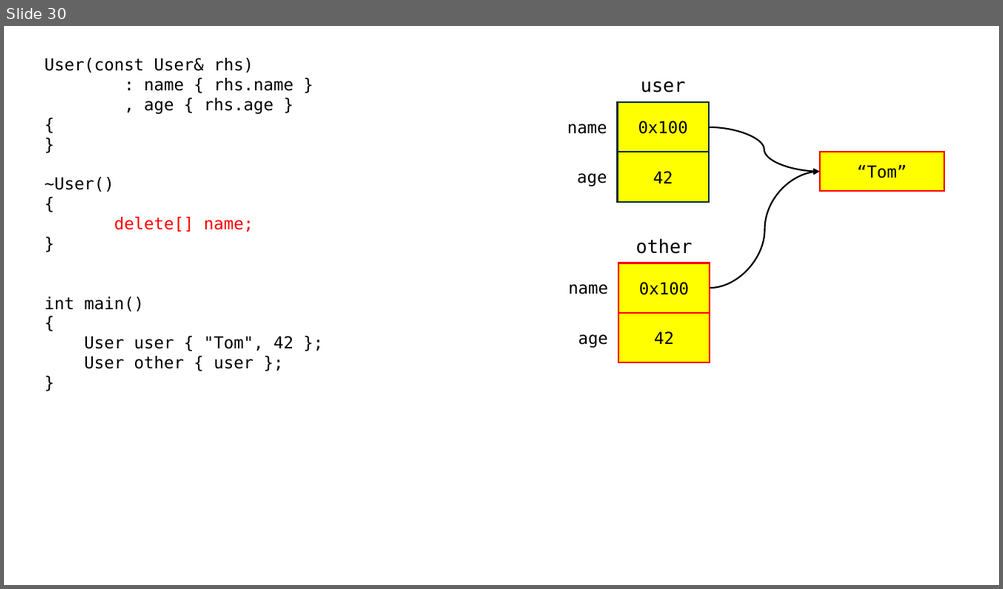
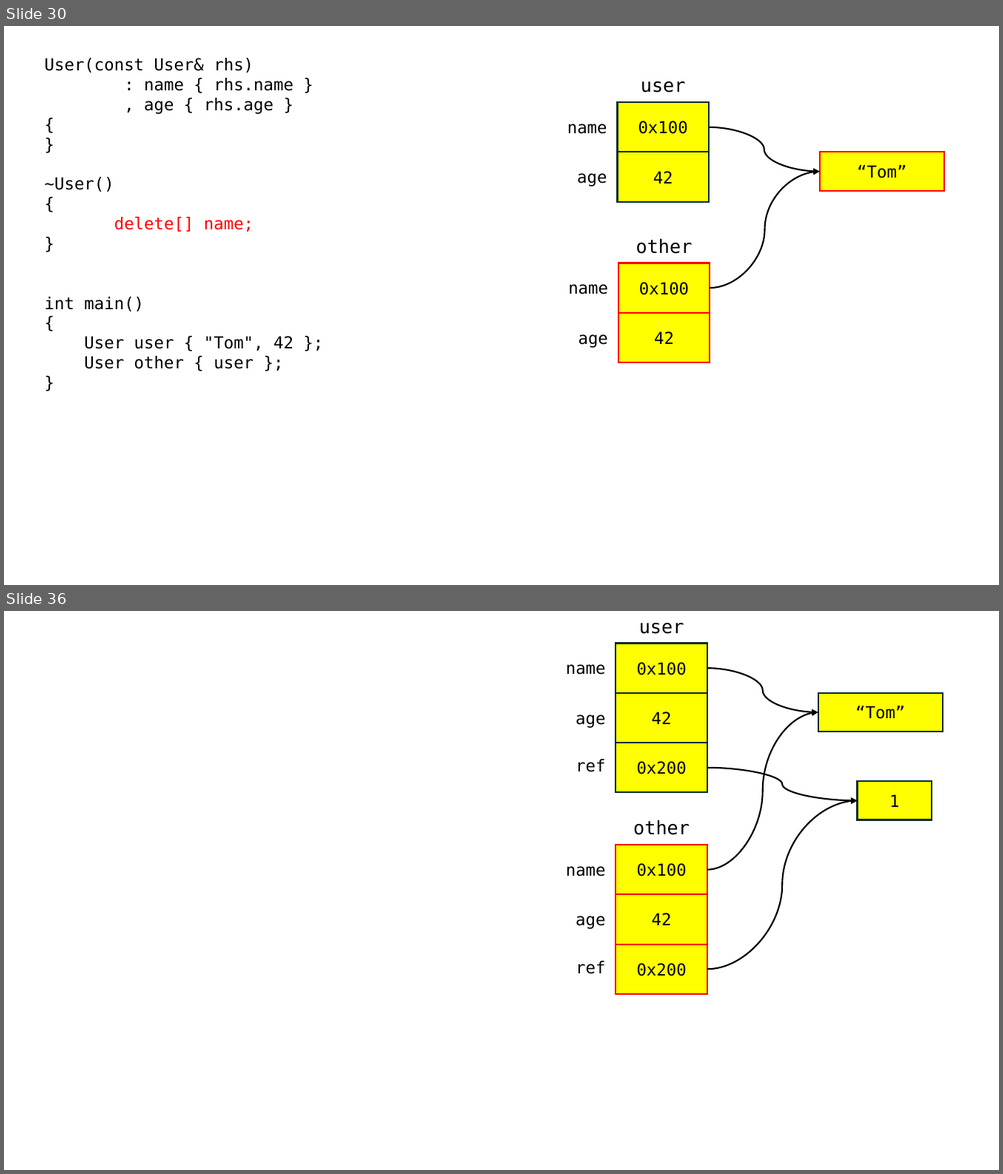
Before and after one commit to yoondev-classroom/cpp_240708, a slide deck: cpp_240708.pptx. Shown one above the other, each under a label of ours: slide 30 before the commit, slides 30 and 36 after it; the slides between them are not shown. The pictures are 1003x589 and 1003x1174 pixels, drawn with LibreOffice and Linux fonts; fonts in the diff are those of the drawing. Boxes give left, top, right and bottom in pixels: in the first picture for what was removed or moved away, otherwise in the second. Text is boxed around its words. In the diff, an @@ line names an element or a change of style, - is before the commit and + after.

```diff
--- a/cpp_240708.pptx
+++ b/cpp_240708.pptx
@@ slide 36 added at [4,611,999,1170], background #FFFFFF @@
@@ text added at [639,623,684,634], 18 pt, text #000000 @@
+user
@@ rectangle added at [616,643,708,693], fill #FFFF00, outline #092A39 1.5 pt, 16 pt, text #000000 @@
+0x100
@@ text added at [566,664,606,675], 16 pt, text #000000 @@
+name
@@ curved arrow added from (707, 669) to (818, 712), #000000 1.5 pt @@
@@ rectangle added at [616,693,708,743], fill #FFFF00, outline #092A39 1.5 pt, 16 pt, text #000000 @@
+42
@@ rectangle added at [818,693,942,732], fill #FFFF00, outline #092A39 1.5 pt, 16 pt, text #000000 @@
+“Tom”
@@ text added at [575,715,605,728], 16 pt, text #000000 @@
+age
@@ curved arrow added from (707, 870) to (818, 712), #000000 1.5 pt @@
@@ rectangle added at [616,743,708,793], fill #FFFF00, outline #092A39 1.5 pt, 16 pt, text #000000 @@
+0x200
@@ text added at [575,759,605,772], 16 pt, text #000000 @@
+ref
@@ curved arrow added from (707, 768) to (856, 800), #000000 1.5 pt @@
@@ rectangle added at [856,781,931,820], fill #FFFF00, outline #092A39 1.5 pt, 16 pt, text #000000 @@
+1
@@ curved arrow added from (707, 969) to (856, 800), #000000 1.5 pt @@
@@ text added at [633,820,689,835], 18 pt, text #000000 @@
+other
@@ rectangle added at [616,846,708,895], fill #FFFF00, outline #FF0000 1.5 pt, 16 pt, text #000000 @@
+0x100
@@ text added at [566,866,606,877], 16 pt, text #000000 @@
+name
@@ rectangle added at [616,894,708,945], fill #FFFF00, outline #FF0000 1.5 pt, 16 pt, text #000000 @@
+42
@@ text added at [575,916,605,929], 16 pt, text #000000 @@
+age
@@ text added at [575,961,605,974], 16 pt, text #000000 @@
+ref
@@ rectangle added at [616,945,708,994], fill #FFFF00, outline #FF0000 1.5 pt, 16 pt, text #000000 @@
+0x200
```
Also in this commit, not shown: 1 slide changed, 5 other slides added, 1 other file.
